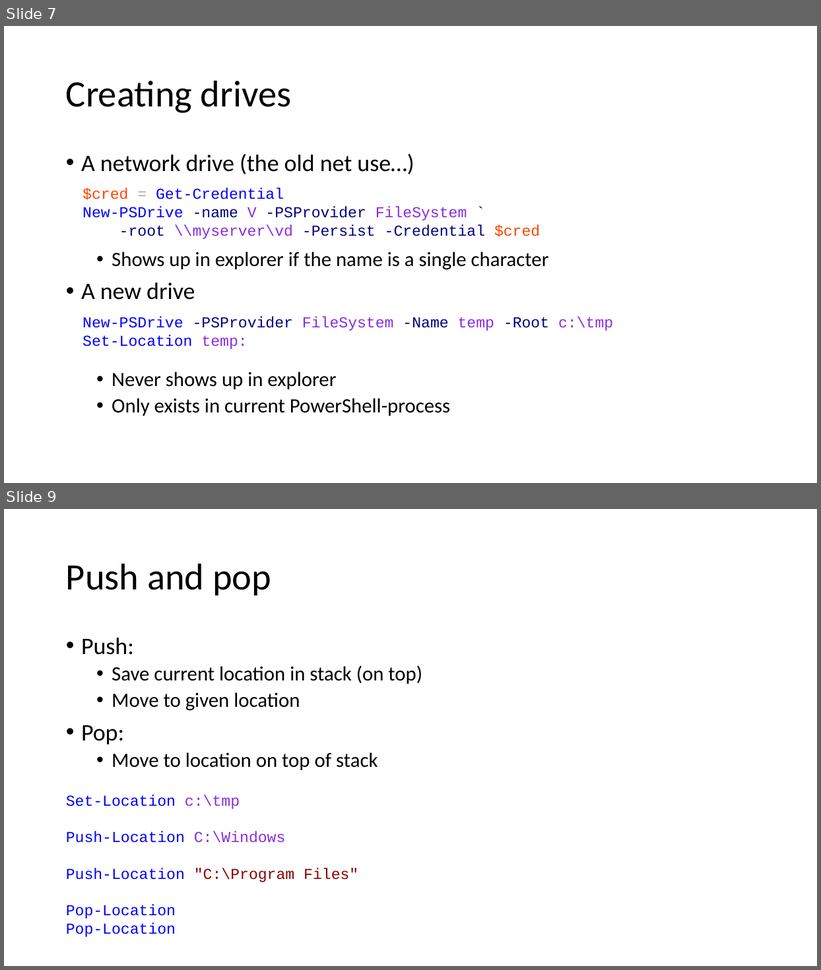
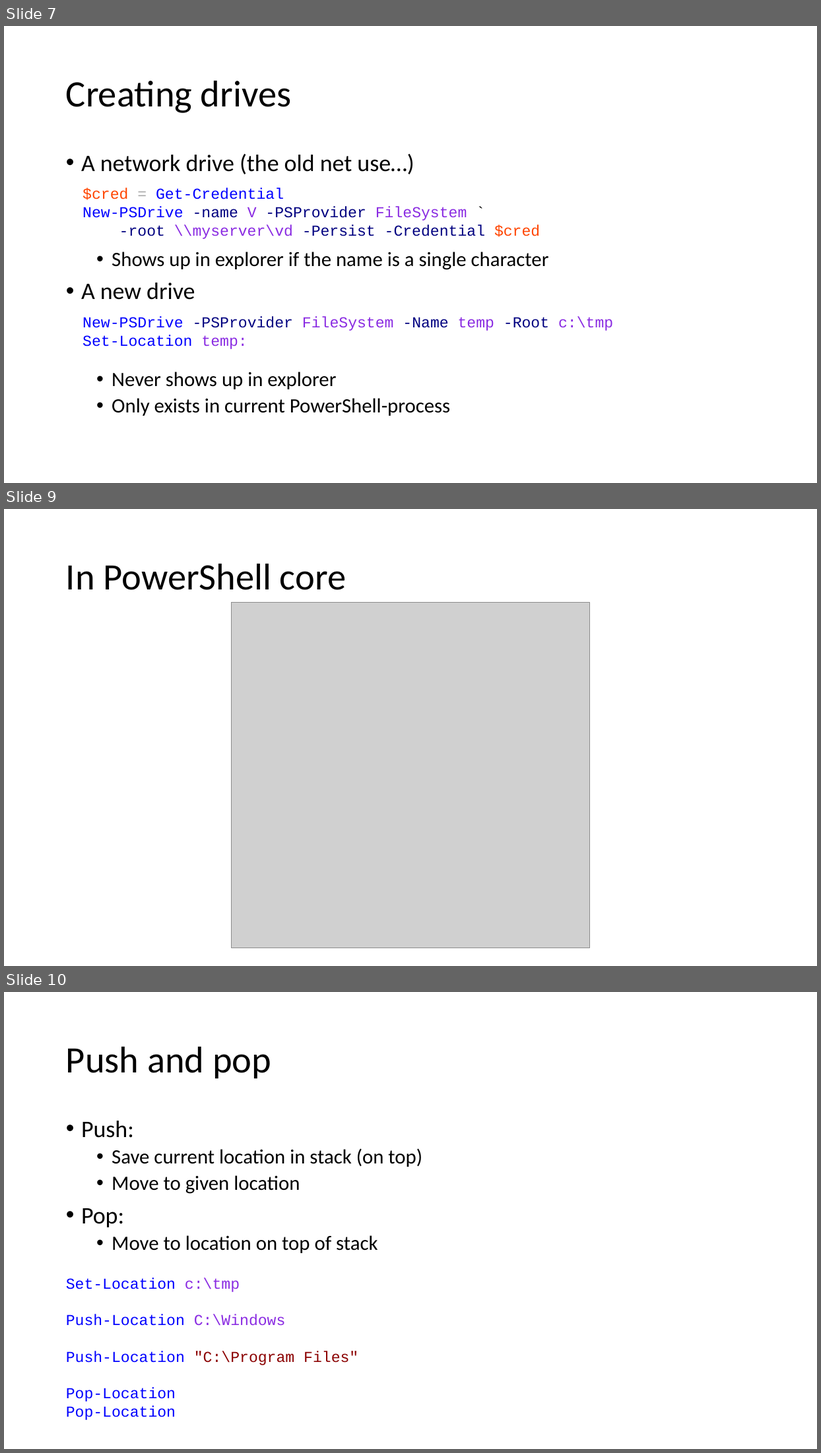
Before and after one commit to mjochen/PS-Technologies, a slide deck: The_navigation_model/The navigation model.pptx. Shown one above the other, each under a label of ours: slides 7 and 9 before the commit, slides 7, 9 and 10 after it; the slides between them are not shown. The pictures are 821x970 and 821x1453 pixels, drawn with LibreOffice and Linux fonts; fonts in the diff are those of the drawing; grey boxes stand for pictures. Boxes give left, top, right and bottom in pixels: in the first picture for what was removed or moved away, otherwise in the second. Text is boxed around its words. In the diff, an @@ line names an element or a change of style, - is before the commit and + after.

```diff
--- a/The_navigation_model/The navigation model.pptx
+++ b/The_navigation_model/The navigation model.pptx
@@ slide 9 added at (4,509,817,966), background #FFFFFF @@
@@ title added at (66,563,346,590), 44 pt, text #000000 @@
+In PowerShell core
@@ picture added at (232,603,590,949) @@
@@ what was slide 9 is now slide 10 @@
```
Also in this commit, not shown: 3 slides changed, 2 other files.
